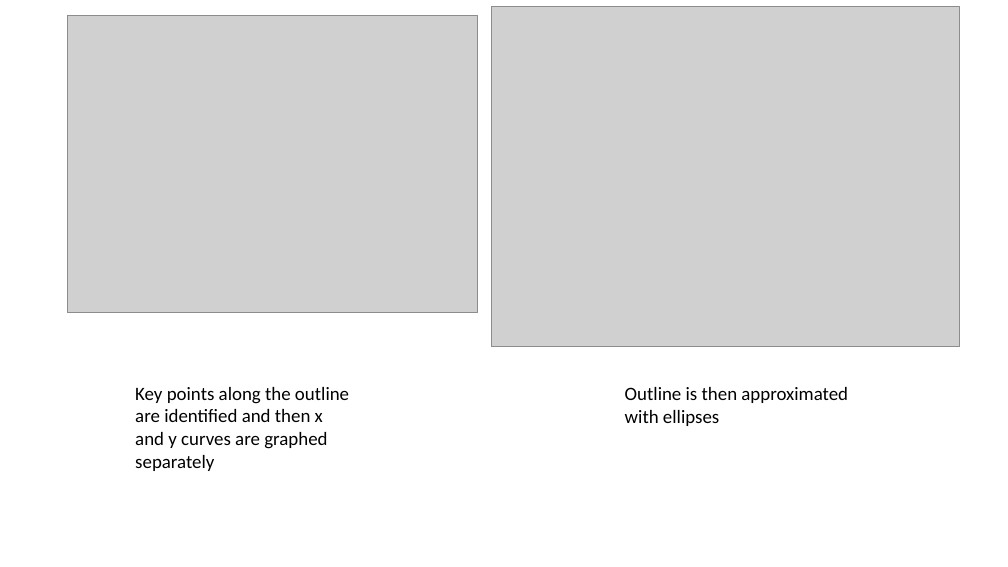
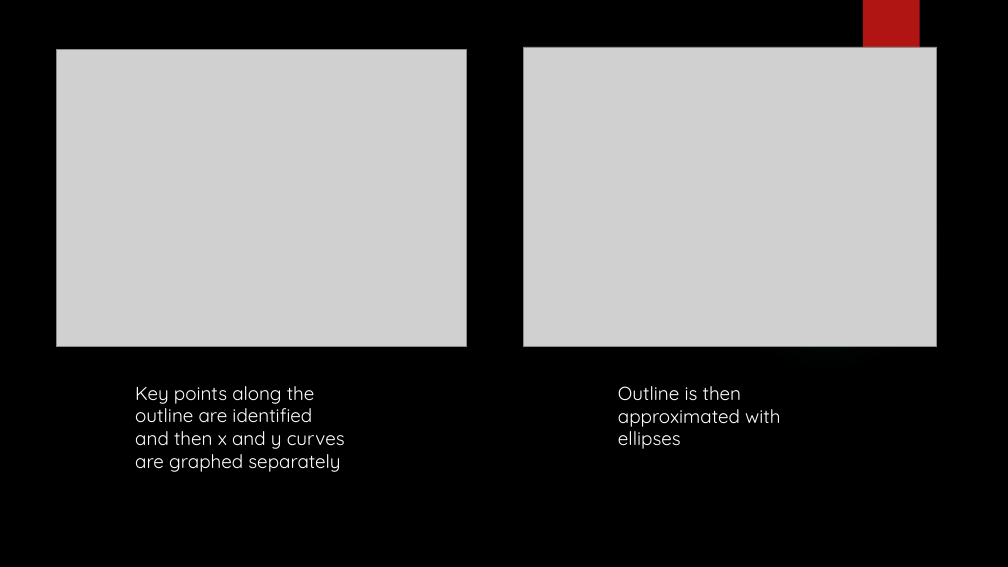
Before and after one commit to TZstatsADS/Spr2016-Proj3-Grp5, a slide deck: slide 7 of doc/presentation.pptx. Drawn at 1008x567 pixels with LibreOffice and Linux fonts; fonts in the diff are those of the drawing; grey boxes stand for pictures; background and template pictures are left out. Boxes give left, top, right and bottom in pixels: in the first picture for what was removed or moved away, otherwise in the second. Text is boxed around its words. In the diff, an @@ line names an element or a change of style, - is before the commit and + after.

```diff
--- a/doc/presentation.pptx
+++ b/doc/presentation.pptx
@@ background #FFFFFF to picture (left out) @@
@@ rectangle added at (863,0,920,95), fill #B01513 @@
@@ picture: place and size @@
-picture at (67,15,477,313)
+picture at (56,49,466,347)
@@ picture: place and size @@
-picture at (492,7,960,347)
+picture at (524,47,937,347)
@@ ellipse added at (712,138,944,371), fill gradient #50B9C1 @@
@@ text "Key points along the outline ..." at (135,386,345,472): font Calibri to Quicksand, text colour #000000 to #FFFFFF @@
@@ text "Outline is then approximated with ..." at (618,386,780,449): font Calibri to Quicksand, text colour #000000 to #FFFFFF @@
```
Also in this commit, not shown: 11 other slides changed, 1 slide added, 1 slide removed, 2 other files.
